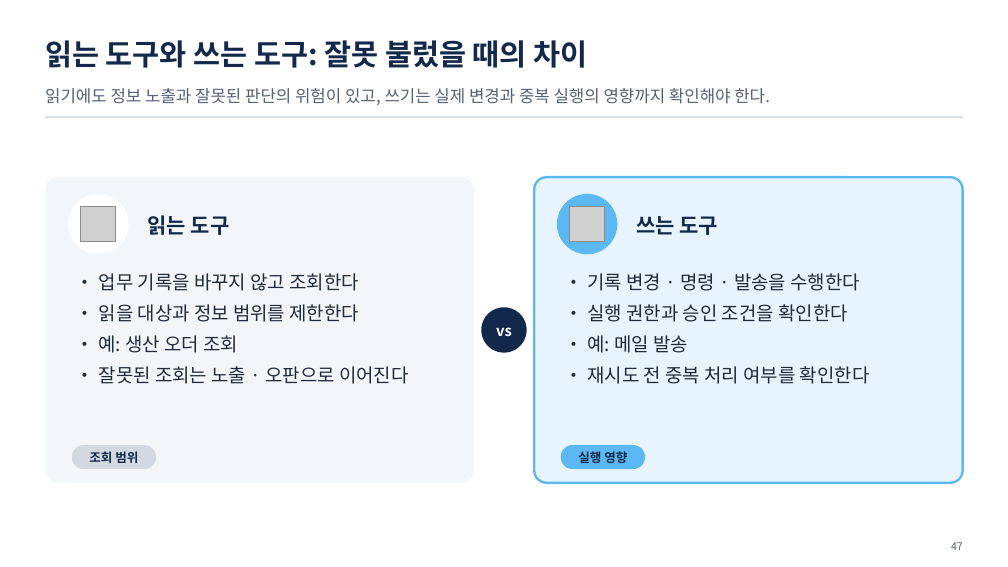
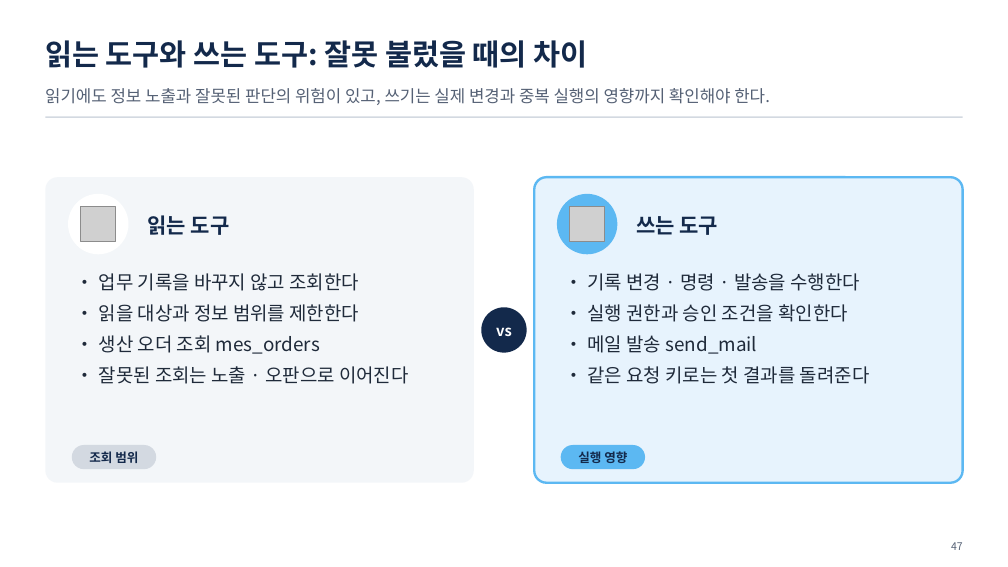
Before and after one commit to uengine-oss/hyd-iot-edu, a slide deck: slide 47 of workspace/강의제작/산출물/통합반/이론/06회차/통합반_06일차.pptx. Drawn at 1008x567 pixels with LibreOffice and Linux fonts; fonts in the diff are those of the drawing; grey boxes stand for pictures. Boxes give left, top, right and bottom in pixels: in the first picture for what was removed or moved away, otherwise in the second. Text is boxed around its words. In the diff, an @@ line names an element or a change of style, - is before the commit and + after.

Commit message:
통합반 6회차 03편 46~53장 덱·낭독·강조·쉼의 수정과 독립 검토를 반영한다

```diff
--- a/workspace/강의제작/산출물/통합반/이론/06회차/통합반_06일차.pptx
+++ b/workspace/강의제작/산출물/통합반/이론/06회차/통합반_06일차.pptx
@@ text at (99, 335, 320, 354): text changed @@
-• 예: 생산 오더 조회
+• 생산 오더 조회 mes_orders
@@ text at (587, 335, 870, 384): text changed @@
-• 예: 메일 발송
-• 재시도 전 중복 처리 여부를 확인한다
+• 메일 발송 send_mail
+• 같은 요청 키로는 첫 결과를 돌려준다
```
Also in this commit, not shown: 7 other slides changed, 20 other files.
